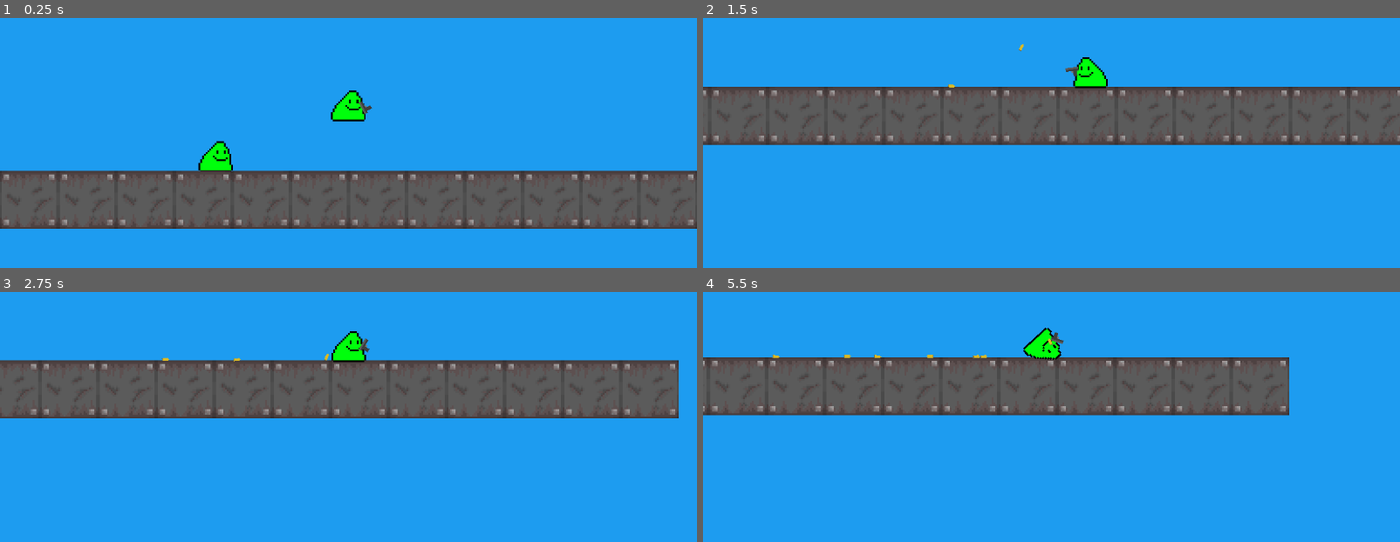
Above: before the commit, frames 1-4 (two rows, left to right).
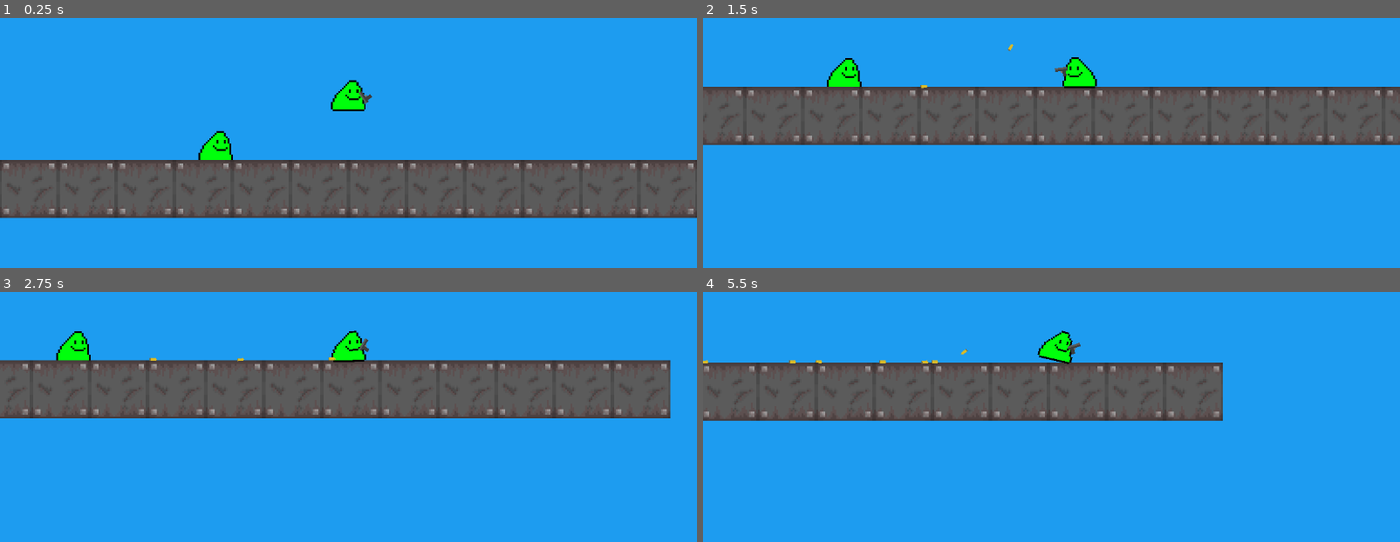
Above: after the commit, the same moments.

Repository: a0fefd/blobs-with-guns-remastered
Game: Godot game, scene res://scenes/levels/world.tscn
The game is run twice, just before and just after one commit, with the same random seed, the same clock (stepped at 60 frames per second) and the same inputs.
Inputs (mouse positions are in pixels of both pictures, inside the frame that each line leads up to):
- Up to frame 1 (0.25 s): no input
- Up to frame 2 (1.5 s): move the mouse to (1204, 53) at 0.52 s; click (1204, 53) at 0.6 s; move the mouse to (912, 93) at 1.27 s; click (912, 93) at 1.35 s
- Up to frame 3 (2.75 s): move the mouse to (outside the picture) at 2.02 s; click (outside the picture) at 2.1 s
- Up to frame 4 (5.5 s): tap Enter at 2.75 s; move the mouse to (1016, 424) at 2.77 s; click (1016, 424) at 2.85 s; move the mouse to (1260, 404) at 3.52 s; click (1260, 404) at 3.6 s; move the mouse to (outside the picture) at 4.27 s; click (outside the picture) at 4.35 s; move the mouse to (1086, 347) at 5.02 s; click (1086, 347) at 5.1 s

The runs differ from the first frame. In frame 1, 13% of the frame differs, in the area x 0-100%, y 24-85%; in frame 2, 3.2%; in frame 3, 3.0%; in frame 4, 8.2%.

Commit message:
Increase camera follow speed

Diff:
--- a/scenes/blobs/bob.tscn
+++ b/scenes/blobs/bob.tscn
@@ -11,5 +11,6 @@
 [node name="Camera2D" type="Camera2D" parent="." index="3"]
 zoom = Vector2(3, 3)
 position_smoothing_enabled = true
+position_smoothing_speed = 10.0
 
 [node name="AudioListener2D" type="AudioListener2D" parent="Camera2D" index="0"]
